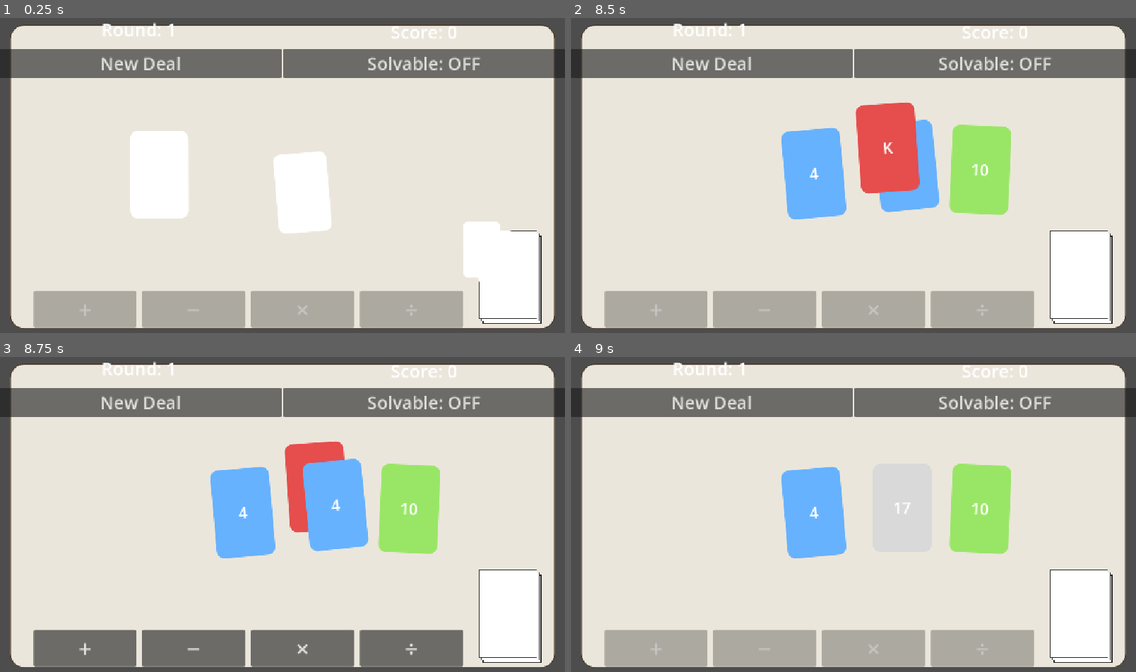
Above: before the commit, frames 1-4 (two rows, left to right).
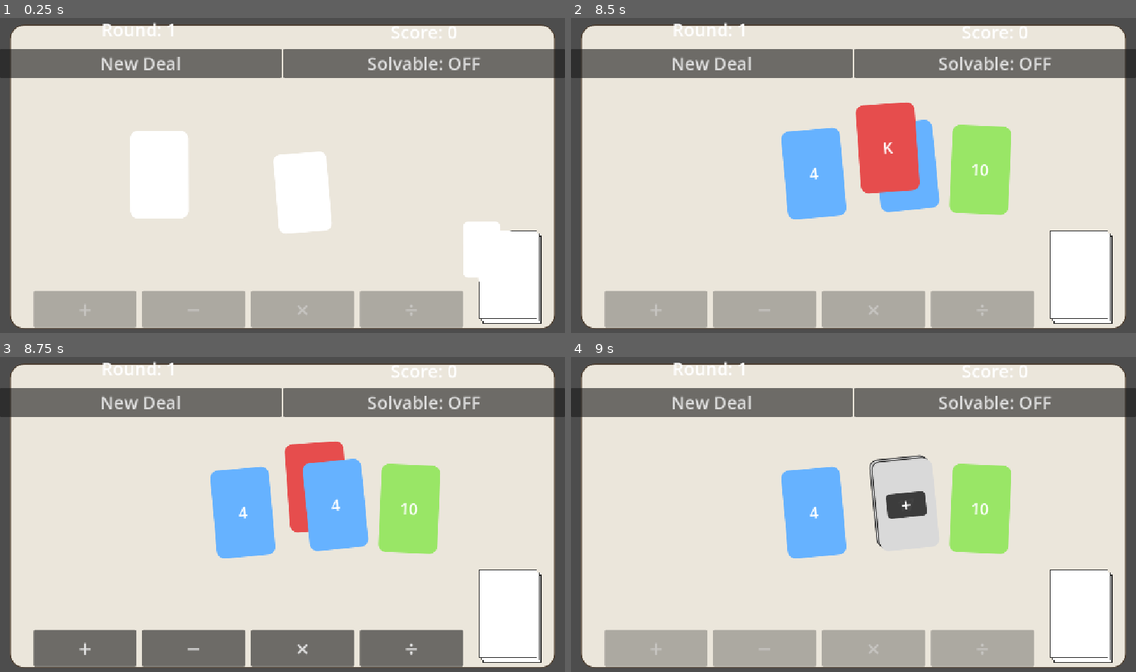
Above: after the commit, the same moments.

Repository: sky-q-xu/card-24
Game: Godot game, scene res://scenes/main.tscn
Two runs of this game, one before a commit and one after it. Both use one fixed random seed, a clock stepped at 60 frames per second and the inputs below.
Inputs (mouse positions are in pixels of both pictures, inside the frame that each line leads up to):
- Up to frame 1 (0.25 s): no input
- Up to frame 2 (8.5 s): click "New Deal" at 0.5 s; click "New Deal" at 1.25 s; click "Solvable: OFF" at 2 s; click "Solvable: ON" at 2.75 s; click "Solvable: OFF" at 3.5 s; click "Solvable: ON" at 4.25 s; click "New Deal" at 5 s; click "Solvable: OFF" at 5.75 s; click "Solvable: ON" at 6.5 s; tap Enter at 7.25 s; move the mouse to (977, 159) at 7.27 s; click (977, 159) at 7.42 s; tap Space at 8 s; drag from (740, 191) to (904, 166) at 8.02 s
- Up to frame 3 (8.75 s): no input
- Up to frame 4 (9 s): click "+" at 8.75 s

Frames 1-3 are identical in both runs. In frame 4, 0.8% of the frame differs, in the area x 52-64%, y 30-61%.
Error in both runs: Invalid assignment of property or key 'input_enabled' with value of type 'bool' on a base object of type 'Nil'. (res://scripts/main.gd:60)

Commit message:
Stack cards on merge with operator badge overlay
Source card slides onto target (0.18s tween) before the merged card
appears. Merged cards show two offset grey stack layers behind them
and a dark badge in the centre displaying the operator used (+−×÷).
Merged card inherits the target's rotation.

Co-Authored-By: Claude Sonnet 4.6 <noreply@anthropic.com>

Diff:
--- a/scenes/card.tscn
+++ b/scenes/card.tscn
@@ -1,12 +1,47 @@
-[gd_scene load_steps=3 format=3]
+[gd_scene load_steps=5 format=3]
 
 [ext_resource type="Script" path="res://scripts/card.gd" id="1"]
 
 [sub_resource type="RectangleShape2D" id="1"]
 size = Vector2(120, 180)
 
+[sub_resource type="StyleBoxFlat" id="2"]
+bg_color = Color(0.1, 0.1, 0.1, 0.82)
+corner_radius_top_left = 8
+corner_radius_top_right = 8
+corner_radius_bottom_left = 8
+corner_radius_bottom_right = 8
+
+[sub_resource type="StyleBoxFlat" id="3"]
+bg_color = Color(0.82, 0.82, 0.82, 1)
+border_width_left = 2
+border_width_top = 2
+border_width_right = 2
+border_width_bottom = 2
+border_color = Color(0.2, 0.2, 0.2, 1)
+corner_radius_top_left = 16
+corner_radius_top_right = 16
+corner_radius_bottom_left = 16
+corner_radius_bottom_right = 16
+
 [node name="Card" type="Node2D"]
 script = ExtResource("1")
+
+[node name="StackLayer1" type="Panel" parent="."]
+visible = false
+offset_left = -8.0
+offset_top = -8.0
+offset_right = 112.0
+offset_bottom = 172.0
+theme_override_styles/panel = SubResource("3")
+
+[node name="StackLayer0" type="Panel" parent="."]
+visible = false
+offset_left = -4.0
+offset_top = -4.0
+offset_right = 116.0
+offset_bottom = 176.0
+theme_override_styles/panel = SubResource("3")
 
 [node name="Panel" type="Panel" parent="."]
 offset_right = 120.0
@@ -24,6 +59,27 @@
 horizontal_alignment = 1
 vertical_alignment = 1
 
+[node name="OperatorBadge" type="Panel" parent="."]
+visible = false
+offset_left = 20.0
+offset_top = 65.0
+offset_right = 100.0
+offset_bottom = 115.0
+theme_override_styles/panel = SubResource("2")
+
+[node name="OperatorLabel" type="Label" parent="OperatorBadge"]
+layout_mode = 1
+anchors_preset = 15
+anchor_right = 1.0
+anchor_bottom = 1.0
+grow_horizontal = 2
+grow_vertical = 2
+theme_override_font_sizes/font_size = 36
+theme_override_colors/font_color = Color(1, 1, 1, 1)
+text = "+"
+horizontal_alignment = 1
+vertical_alignment = 1
+
 [node name="Area2D" type="Area2D" parent="."]
 monitoring = true
 
--- a/scripts/card.gd
+++ b/scripts/card.gd
@@ -44,6 +44,14 @@
 func reveal_face() -> void:
 	$Panel.add_theme_stylebox_override("panel", _make_style(_color_for_value(value)))
 	$Panel/Label.visible = true
+
+const _OP_SYMBOL := {"+": "+", "-": "−", "*": "×", "/": "÷"}
+
+func show_as_merged(op: String) -> void:
+	$StackLayer1.visible = true
+	$StackLayer0.visible = true
+	$OperatorBadge/OperatorLabel.text = _OP_SYMBOL.get(op, op)
+	$OperatorBadge.visible = true
 
 func _color_for_value(v: float) -> Color:
 	match int(v) if absf(v - roundf(v)) < 1e-9 else -1:
--- a/scripts/main.gd
+++ b/scripts/main.gd
@@ -81,6 +81,11 @@
 		_set_cards_interactive(true)
 		return
 
+	var slide := create_tween()
+	slide.tween_property(source, "global_position", target.global_position, 0.18) \
+		.set_trans(Tween.TRANS_CUBIC).set_ease(Tween.EASE_OUT)
+	await slide.finished
+
 	var idx_a := _card_index(source)
 	var idx_b := _card_index(target)
 	var hi := maxi(idx_a, idx_b)
@@ -89,7 +94,9 @@
 	var merged: Card = CARD_SCENE.instantiate()
 	merged.setup(result, GameManager.format_value(result), 0)
 	merged.global_position = target.global_position
+	merged.rotation = target.rotation
 	add_child(merged)
+	merged.show_as_merged(op)
 	merged.dropped_on.connect(_on_card_dropped_on)
 
 	_live_cards.remove_at(hi)
